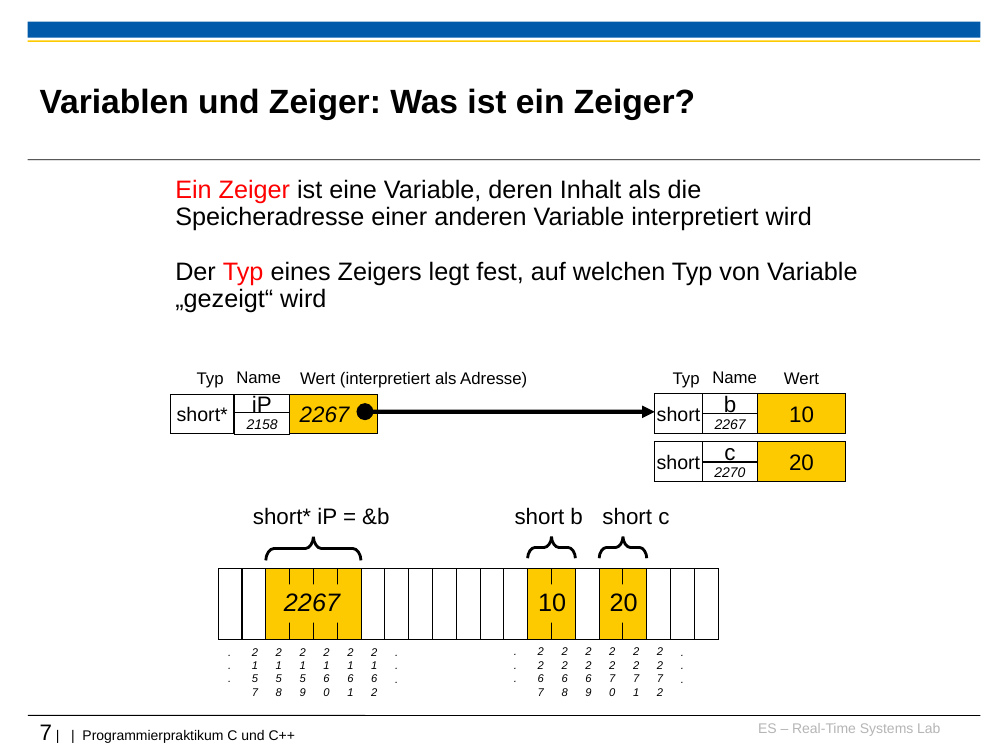
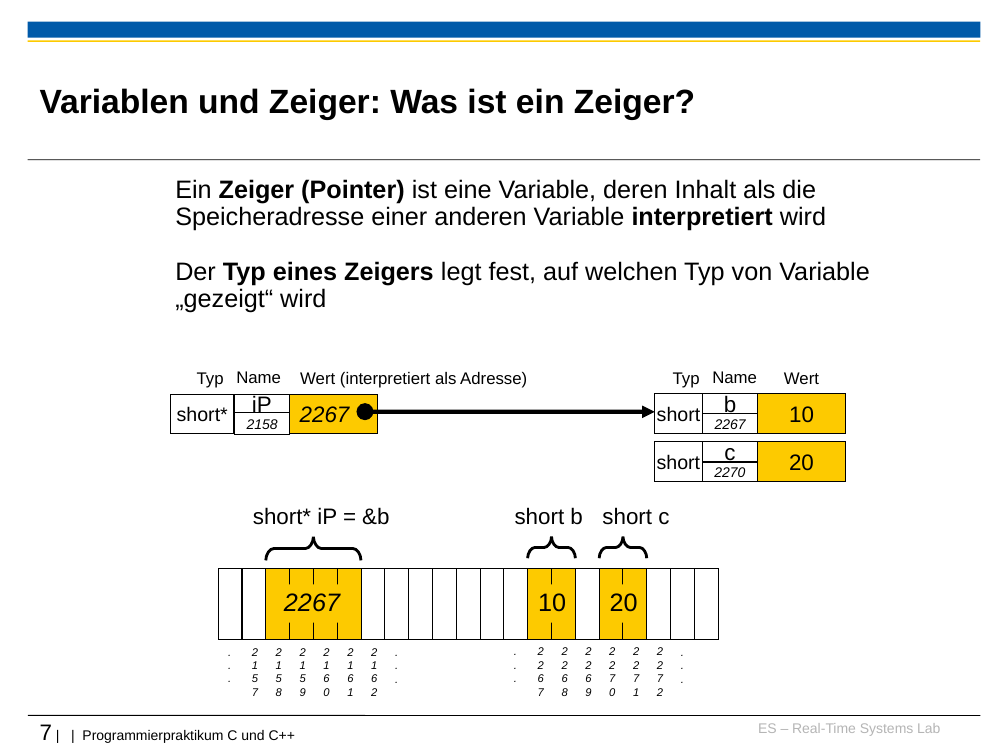
Before and after one commit to h82k/tud-cppp, a slide deck: slide 7 of Vorlesung/2 Speicherverwaltung_F36.ppt. Drawn at 1008x756 pixels with LibreOffice and Linux fonts; fonts in the diff are those of the drawing; background and template pictures are left out. Boxes give left, top, right and bottom in pixels: in the first picture for what was removed or moved away, otherwise in the second. Text is boxed around its words. In the diff, an @@ line names an element or a change of style, - is before the commit and + after.

```diff
--- a/Vorlesung/2 Speicherverwaltung_F36.ppt
+++ b/Vorlesung/2 Speicherverwaltung_F36.ppt
@@ text at (175,179,826,231): text changed @@
-  Ein Zeiger ist eine Variable, deren Inhalt als die Speicheradresse einer anderen Variable interpretiert wird
+  Ein Zeiger (Pointer) ist eine Variable, deren Inhalt als die Speicheradresse einer anderen Variable interpretiert wird
@@ text at (175,261,870,313): text colour #FF0000 to #000000 in "Typ"; bold on in "Typ eines Zeigers" @@
```
Also in this commit, not shown: 23 other slides changed.
